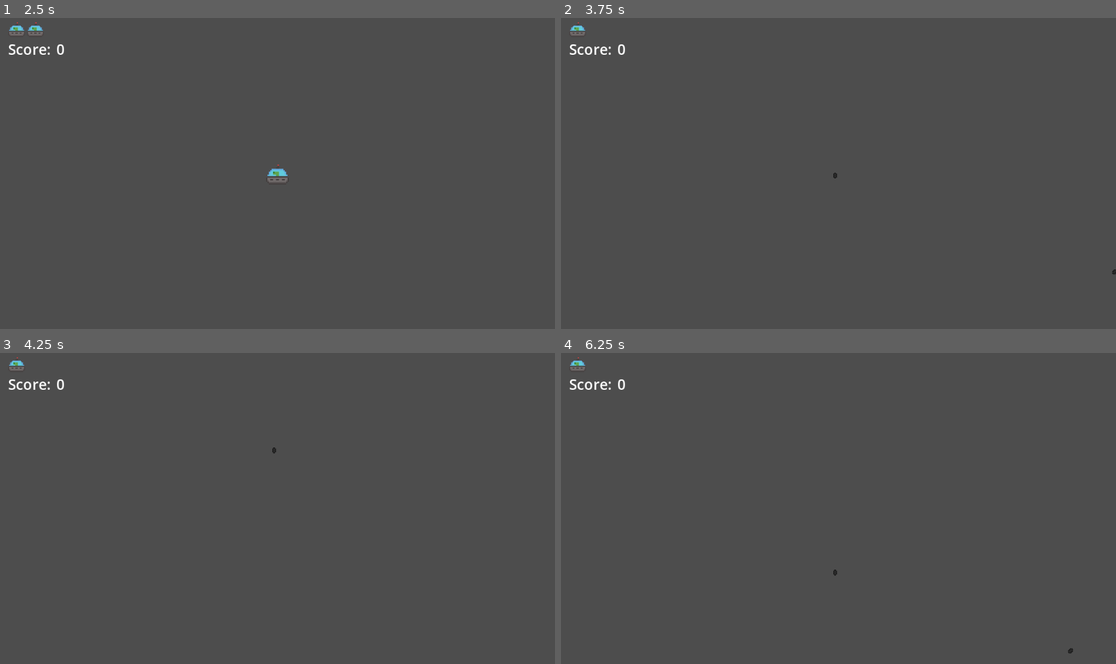
Above: before the commit, frames 1-4 (two rows, left to right).
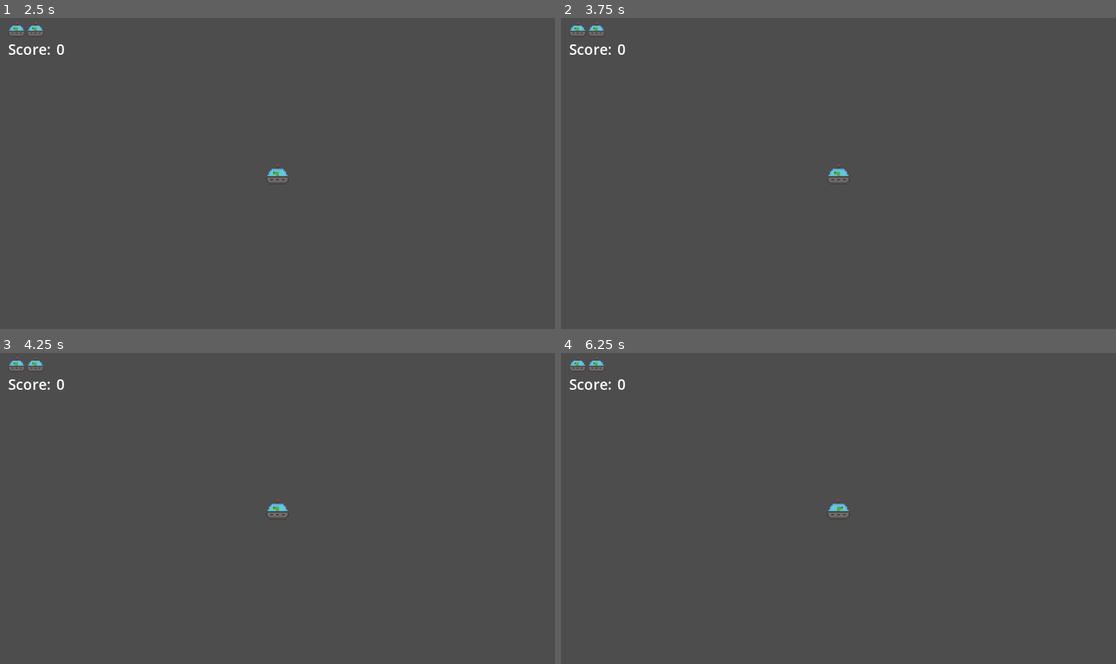
Above: after the commit, the same moments.

Repository: Stomatopoda-Arcade/Ground-Beef
Game: Godot game, scene res://Game.tscn
The game is run twice, just before and just after one commit, with the same random seed, the same clock (stepped at 60 frames per second) and the same inputs.
Inputs:
- Up to frame 1 (2.5 s): hold Up (ui_up) 0.53-2.03 s; tap Enter at 2 s; hold Left (ui_left) from 2.03 s (still down)
- Up to frame 2 (3.75 s): tap Space at 2.75 s; tap Enter at 3.5 s; release Left (ui_left) at 3.53 s; hold Down (ui_down) from 3.53 s (still down)
- Up to frame 3 (4.25 s): keep holding Down (ui_down)
- Up to frame 4 (6.25 s): tap Space at 4.25, 5.75 s; release Down (ui_down) at 4.28 s; hold Right (ui_right) 4.28-5.03 s; tap Enter at 5 s; hold Up (ui_up) 5.03-5.78 s; hold Right (ui_right) from 5.78 s (still down)

Frame 1 is identical in both runs. In frame 2, 0.2% of the frame differs, in the area x 5-100%, y 1-83%; in frame 3, 0.2%; in frame 4, 0.2%, in the area x 5-93%, y 1-97%.

Commit message:
added screen wrap to game object

Diff:
--- a/Game.tscn
+++ b/Game.tscn
@@ -1,12 +1,15 @@
-[gd_scene load_steps=8 format=3 uid="uid://cl47tmv4n07ds"]
+[gd_scene load_steps=9 format=3 uid="uid://cl47tmv4n07ds"]
 
 [ext_resource type="Script" path="res://game.gd" id="1_7f8eh"]
 [ext_resource type="PackedScene" uid="uid://ccd6m3yl13q3p" path="res://ground.tscn" id="2_py3jo"]
 [ext_resource type="PackedScene" uid="uid://c5gkfnhftomo" path="res://cow.tscn" id="3_0hfq6"]
 [ext_resource type="PackedScene" uid="uid://l0esk30pv4e0" path="res://player_character.tscn" id="4_0ayap"]
 [ext_resource type="PackedScene" uid="uid://c1hfb0b85xe1e" path="res://underground.tscn" id="5_u8w03"]
-[ext_resource type="PackedScene" uid="uid://dscavk7m7uj70" path="res://tank.tscn" id="6_tmhgm"]
-[ext_resource type="PackedScene" uid="uid://cnmqwu6p52o14" path="res://jet.tscn" id="7_tb6x7"]
+[ext_resource type="PackedScene" uid="uid://ig8otq1ilpd0" path="res://tank.tscn" id="6_tmhgm"]
+[ext_resource type="PackedScene" uid="uid://yvvd7ldvrsb2" path="res://jet.tscn" id="7_tb6x7"]
+
+[sub_resource type="RectangleShape2D" id="RectangleShape2D_1ebfh"]
+size = Vector2(1923, 550)
 
 [node name="Game" type="Node2D"]
 script = ExtResource("1_7f8eh")
@@ -42,4 +45,11 @@
 position = Vector2(-311, 69)
 starting_difficulty = 0
 
+[node name="ScreenWrap" type="Area2D" parent="."]
+
+[node name="CollisionShape2D" type="CollisionShape2D" parent="ScreenWrap"]
+position = Vector2(123.5, 47)
+shape = SubResource("RectangleShape2D_1ebfh")
+
 [connection signal="damaged" from="PlayerCharacter" to="." method="_on_player_character_damaged"]
+[connection signal="body_exited" from="ScreenWrap" to="." method="_on_screen_wrap_body_exited"]
--- a/game.gd
+++ b/game.gd
@@ -37,3 +37,14 @@
 		lives -= 1
 		$PlayerCharacter.set_lives(lives)
 		$PlayerCharacter.disable_player(true)
+
+
+
+func _on_screen_wrap_body_exited(body):
+	var left_edge = $ScreenWrap.position.x - ($ScreenWrap/CollisionShape2D.shape.get_rect().size.x/2)
+	var right_edge = $ScreenWrap.position.x + ($ScreenWrap/CollisionShape2D.shape.get_rect().size.x/2)
+	var buffer = 150
+	if sign(body.position.x) == -1:
+		body.position = Vector2(right_edge-buffer,body.position.y)
+	else:
+		body.position = Vector2(left_edge+buffer,body.position.y)
Not shown, changed: sprites/cow.png.import
